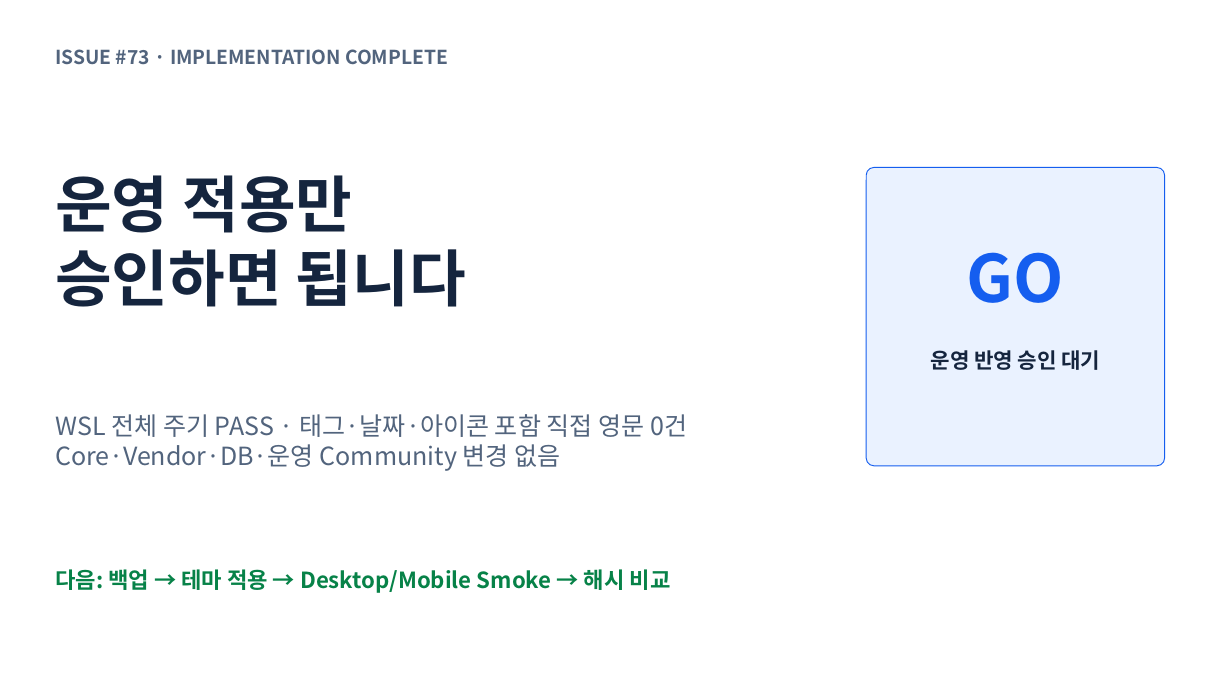
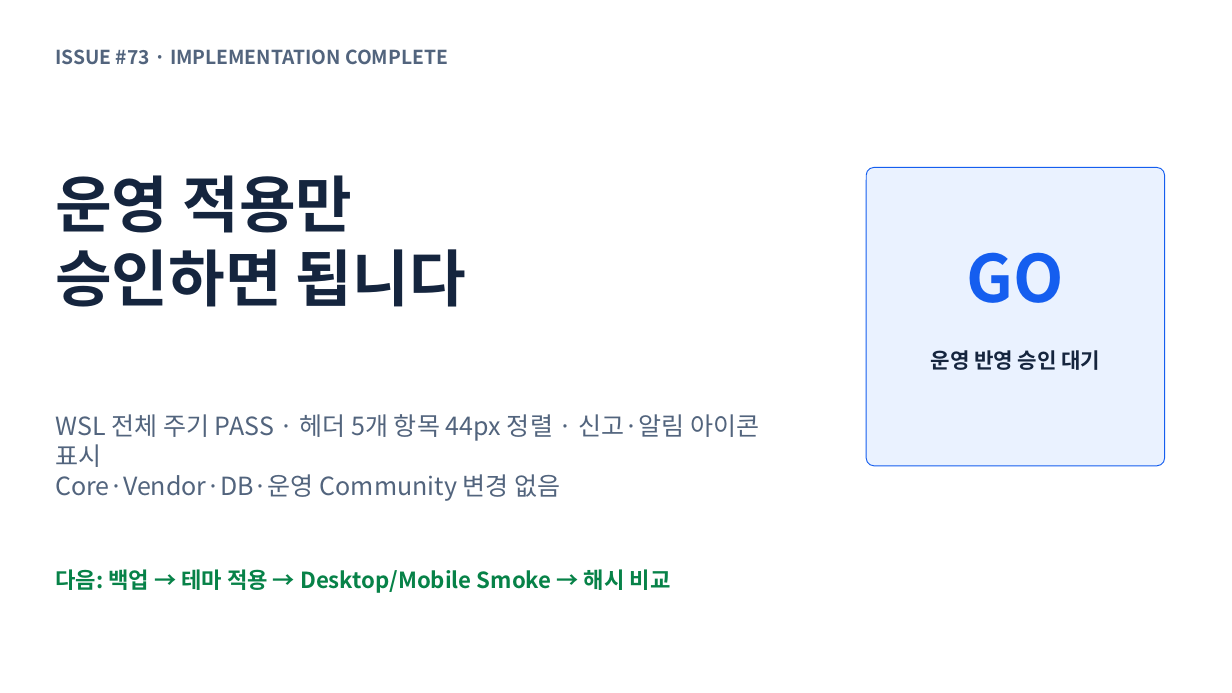
Before and after one commit to ablecloud-team/ablestack-techflow, a slide deck: slide 10 of output/presentation/techflow-community-ui-modernization.pptx. Drawn at 1232x693 pixels with LibreOffice and Linux fonts; fonts in the diff are those of the drawing. Boxes give left, top, right and bottom in pixels: in the first picture for what was removed or moved away, otherwise in the second. Text is boxed around its words. In the diff, an @@ line names an element or a change of style, - is before the commit and + after.

Commit message:
로그인 헤더 정렬과 알림 아이콘 개선

```diff
--- a/output/presentation/techflow-community-ui-modernization.pptx
+++ b/output/presentation/techflow-community-ui-modernization.pptx
@@ text at box(55, 414, 759, 467): text changed @@
-WSL 전체 주기 PASS · 태그·날짜·아이콘 포함 직접 영문 0건
+WSL 전체 주기 PASS · 헤더 5개 항목 44px 정렬 · 신고·알림 아이콘 표시
```
Also in this commit, not shown: 1 other slide changed, 11 other files.
